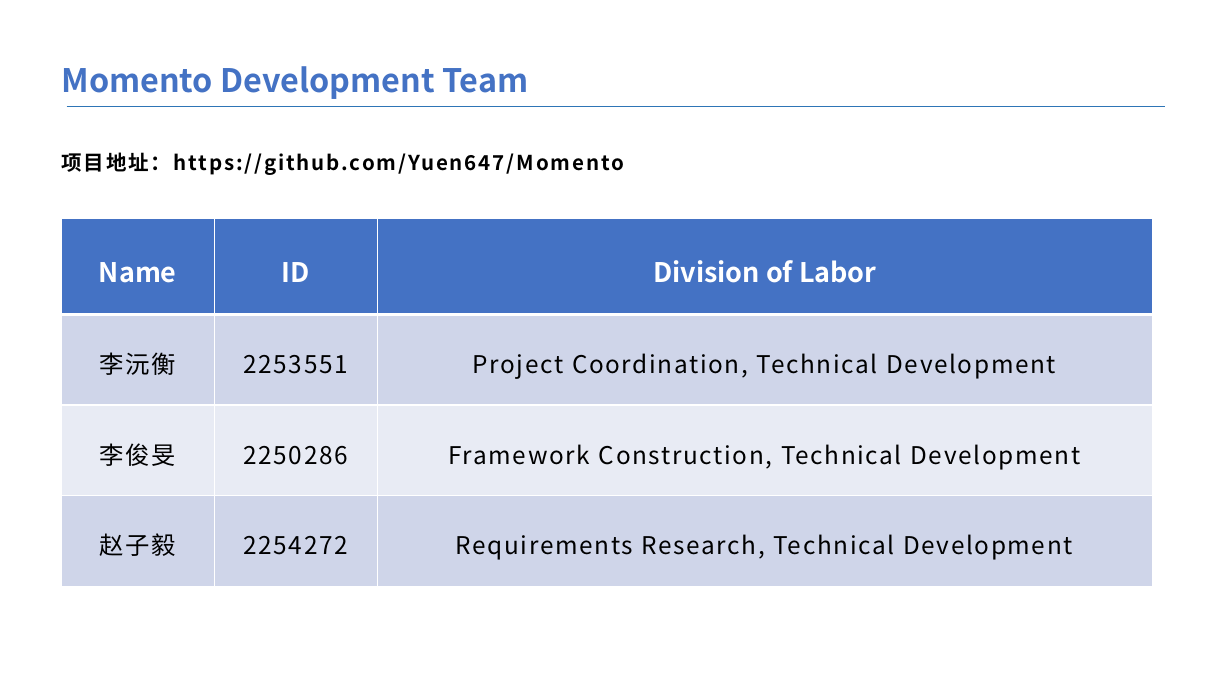
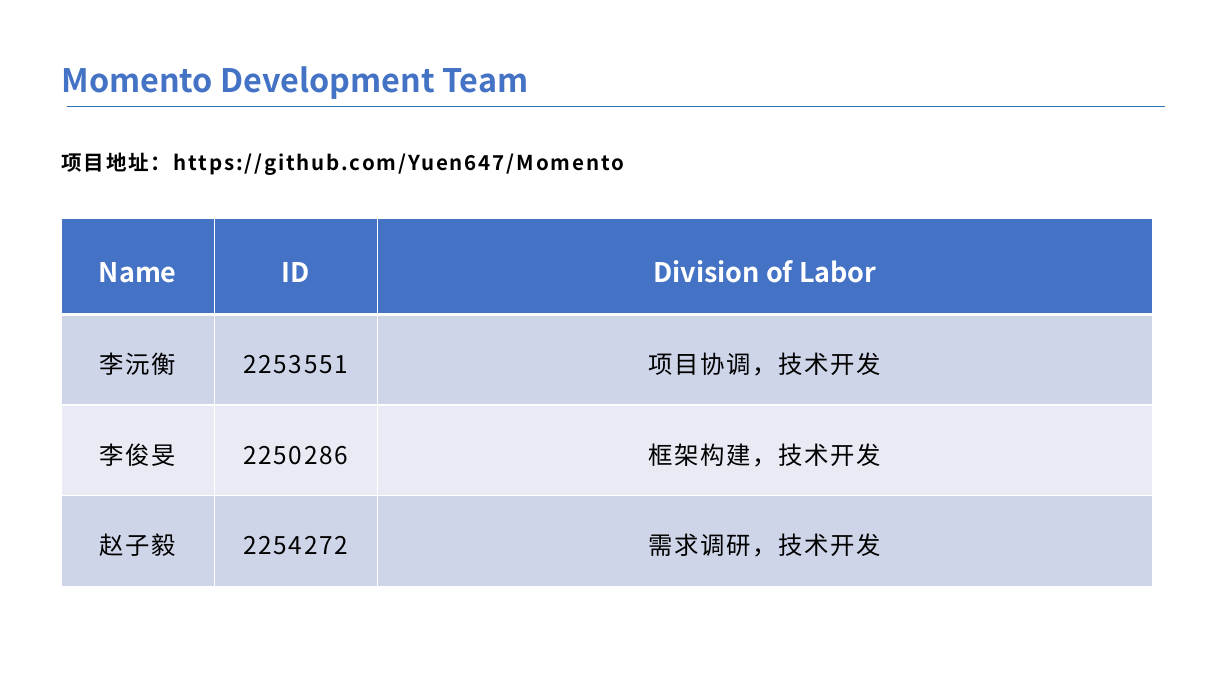
Before and after one commit to Yuen647/Momento, a slide deck: slide 2 of proposal-doc/12组-Momento.pptx. Drawn at 1232x693 pixels with LibreOffice and Linux fonts; fonts in the diff are those of the drawing; background and template pictures are left out. Boxes give left, top, right and bottom in pixels: in the first picture for what was removed or moved away, otherwise in the second. Text is boxed around its words. In the diff, an @@ line names an element or a change of style, - is before the commit and + after.

```diff
--- a/proposal-doc/12组-Momento.pptx
+++ b/proposal-doc/12组-Momento.pptx
@@ table at (x1=62, y1=218, x2=1153, y2=677) @@
-row 2, column 3: Project Coordination, Technical Development
+row 2, column 3: 项目协调，技术开发
-row 3, column 3: Framework Construction, Technical Development
+row 3, column 3: 框架构建，技术开发
-row 4, column 3: Requirements Research, Technical Development
+row 4, column 3: 需求调研，技术开发
```
Also in this commit, not shown: 7 other slides changed, 14 slides added, 12 slides removed, 19 other files.
